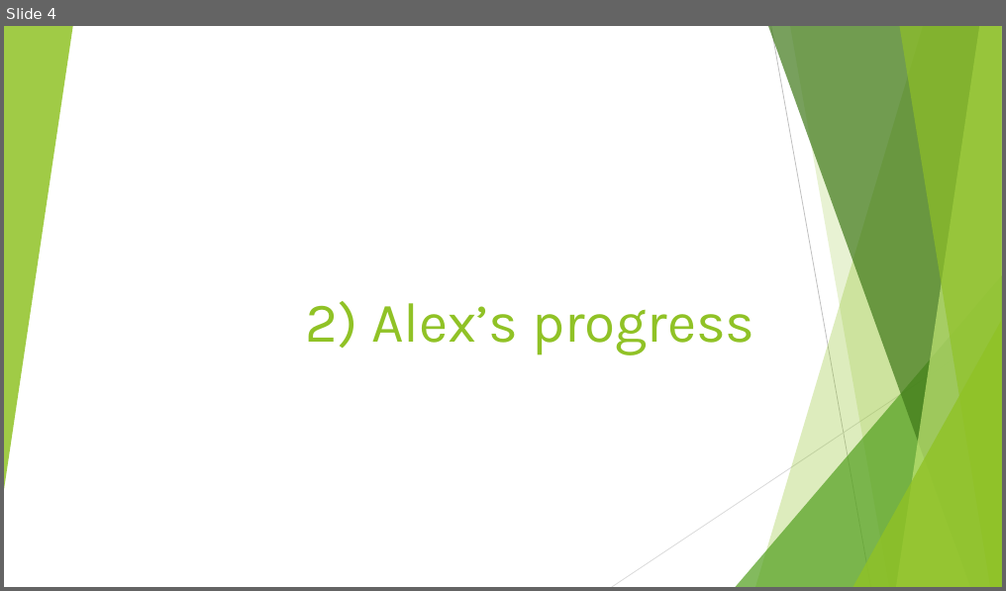
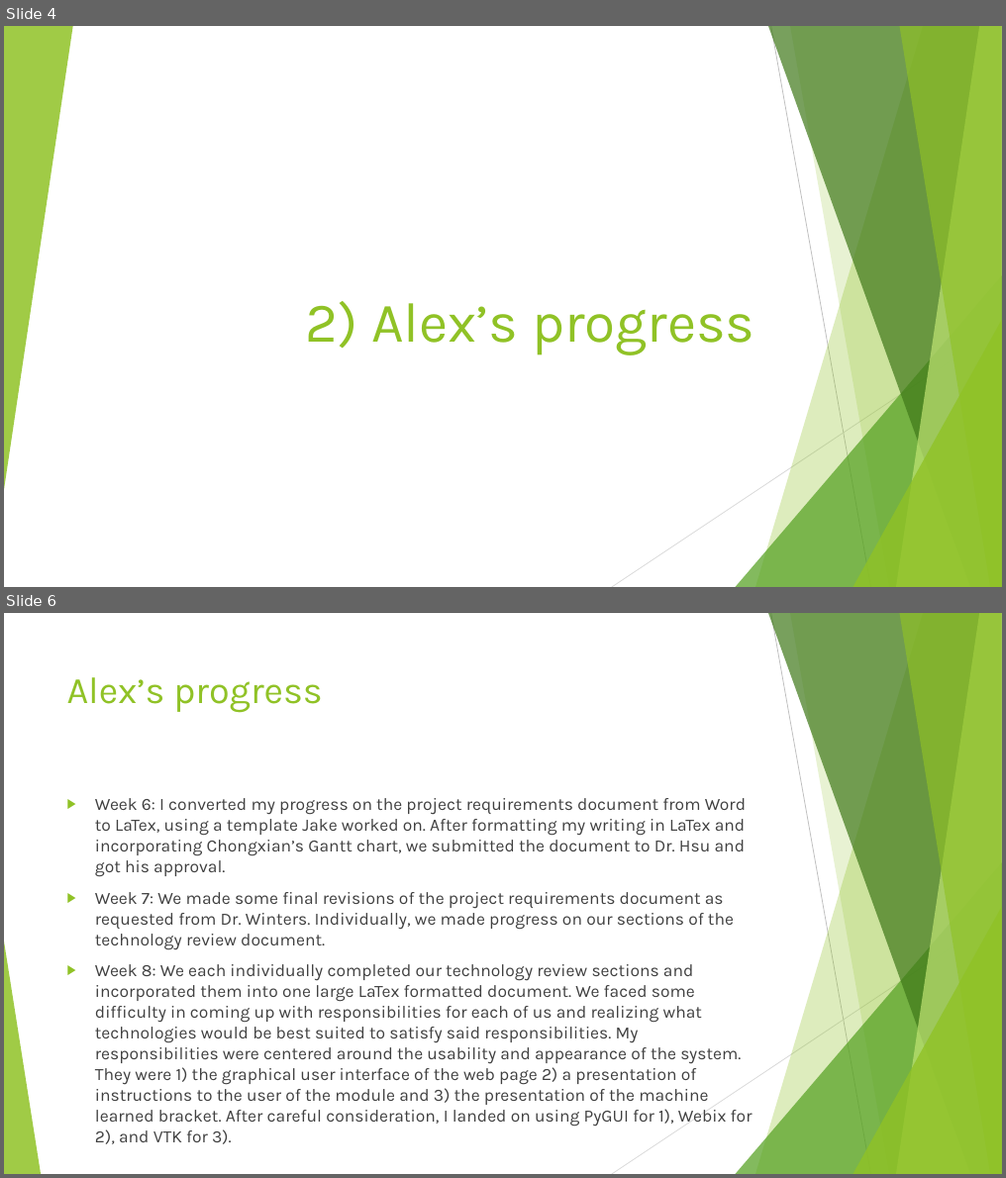
Before and after one commit to AlexDCraig/senior-capstone-project, a slide deck: progressreport.pptx. Shown one above the other, each under a label of ours: slide 4 before the commit, slides 4 and 6 after it; the slides between them are not shown. The pictures are 1006x591 and 1006x1178 pixels, drawn with LibreOffice and Linux fonts; fonts in the diff are those of the drawing. Boxes give left, top, right and bottom in pixels: in the first picture for what was removed or moved away, otherwise in the second. Text is boxed around its words. In the diff, an @@ line names an element or a change of style, - is before the commit and + after.

```diff
--- a/progressreport.pptx
+++ b/progressreport.pptx
@@ slide 6 added at (x1=4, y1=613, x2=1002, y2=1174), background #FFFFFF; not listed: 9 template elements that a slide beside it also shows @@
@@ title added at (x1=67, y1=677, x2=322, y2=713), 36 pt, text #90C226 @@
+Alex’s progress
@@ text added at (x1=95, y1=798, x2=752, y2=1145), 16.6 pt, text #404040 @@
+▶ Week 6: I converted my progress on the project requirements document from Word to LaTex, using a template Jake worked on. After formatting my writing in LaTex and incorporating Chongxian’s Gantt chart, we submitted the document to Dr. Hsu and got his approval.
+▶ Week 7: We made some final revisions of the project requirements document as requested from Dr. Winters. Individually, we made progress on our sections of the technology review document.
+▶ Week 8: We each individually completed our technology review sections and incorporated them into one large LaTex formatted document. We faced some difficulty in coming up with responsibilities for each of us and realizing what technologies would be best suited to satisfy said responsibilities. My responsibilities were centered around the usability and appearance of the system. They were 1) the graphical user interface of the web page 2) a presentation of instructions to the user of the module and 3) the presentation of the machine learned bracket. After careful consideration, I landed on using PyGUI for 1), Webix for 2), and VTK for 3).
@@ triangle added at (x1=4, y1=942, x2=41, y2=1174), fill #90C226 at 85% opacity @@
```
Also in this commit, not shown: 2 slides changed, 1 other slide added, 1 slide removed.
